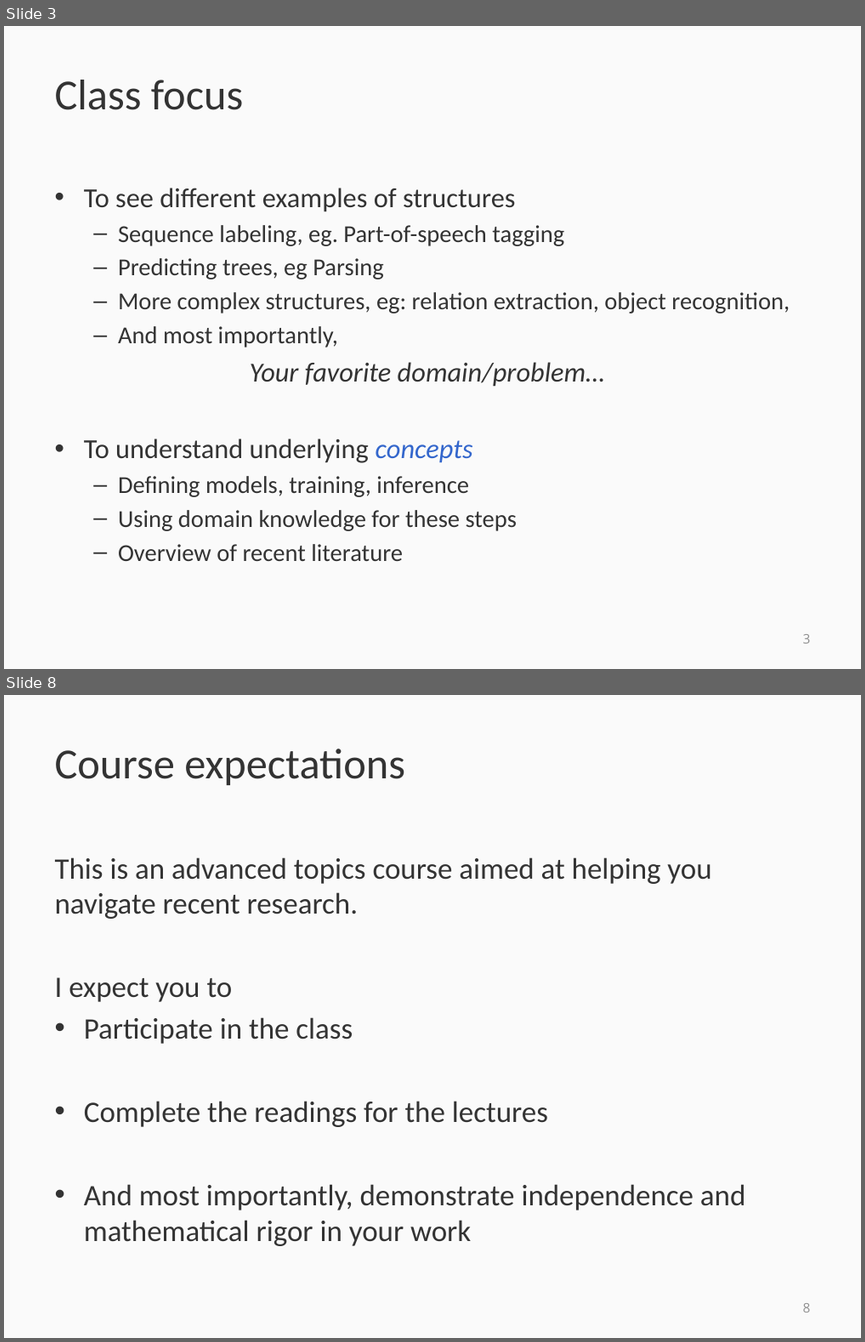
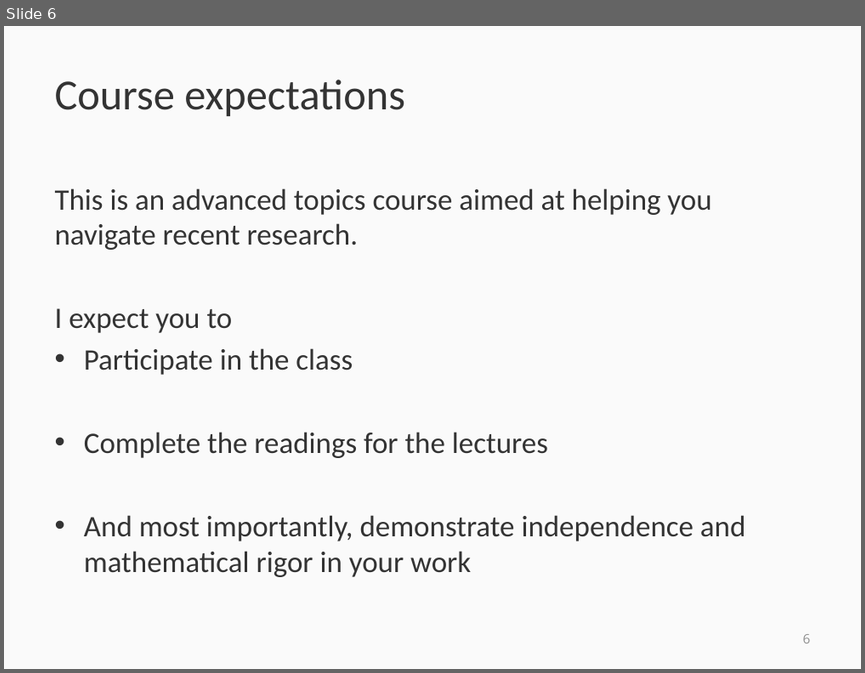
Before and after one commit to svivek/structured-prediction, a slide deck: slides/info/info.pptx. Shown one above the other, each under a label of ours: slides 3 and 8 before the commit, slide 6 after it; the slides between them are not shown. The pictures are 865x1342 and 865x673 pixels, drawn with LibreOffice and Linux fonts; fonts in the diff are those of the drawing. Boxes give left, top, right and bottom in pixels: in the first picture for what was removed or moved away, otherwise in the second. Text is boxed around its words. In the diff, an @@ line names an element or a change of style, - is before the commit and + after.

Commit message:
updated class

```diff
--- a/slides/info/info.pptx
+++ b/slides/info/info.pptx
@@ slide 3 removed at [4, 26, 861, 669], background #FAFAFA @@
@@ title removed at [55, 80, 243, 110] @@
-Class focus
@@ text removed at [84, 188, 789, 561] @@
-• To see different examples of structures
-  – Sequence labeling, eg. Part-of-speech tagging
-  – Predicting trees, eg Parsing
-  – More complex structures, eg: relation extraction, object recognition,
-  – And most importantly,
-Your favorite domain/problem…
-• To understand underlying concepts
-  – Defining models, training, inference
-  – Using domain knowledge for these steps
-  – Overview of recent literature
@@ page number removed at [803, 634, 811, 643] @@
-3
@@ what was slide 8 is now slide 6 @@
```
Also in this commit, not shown: 4 slides changed, 1 slide added, 2 other slides removed, 1 other file.
